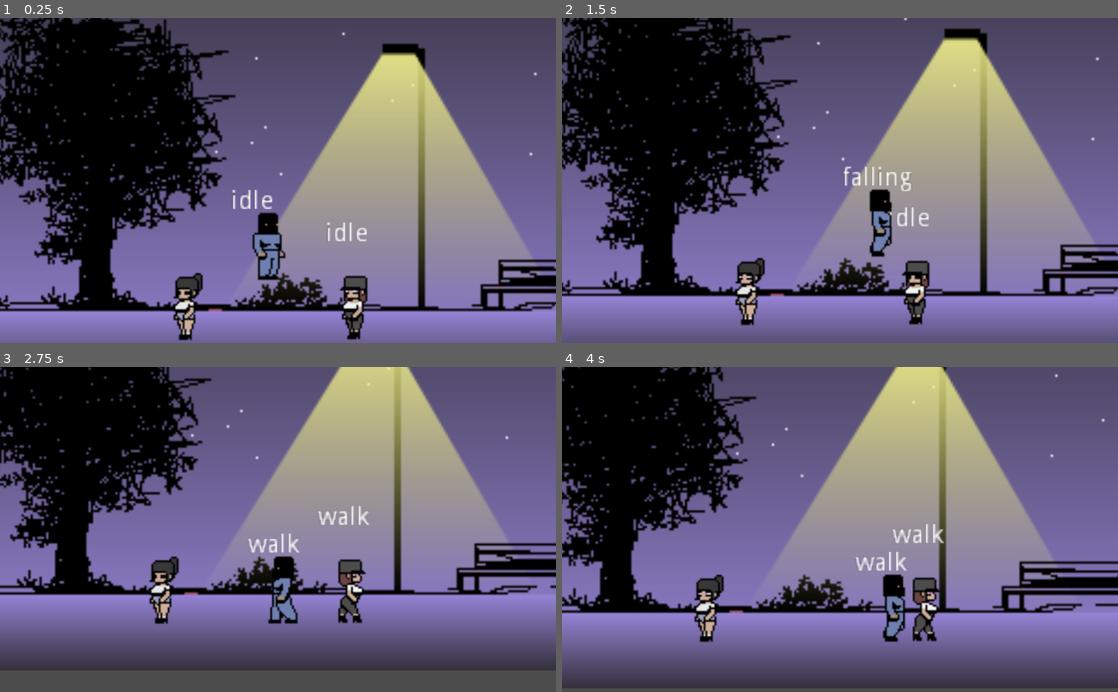
Above: before the commit, frames 1-4 (two rows, left to right).
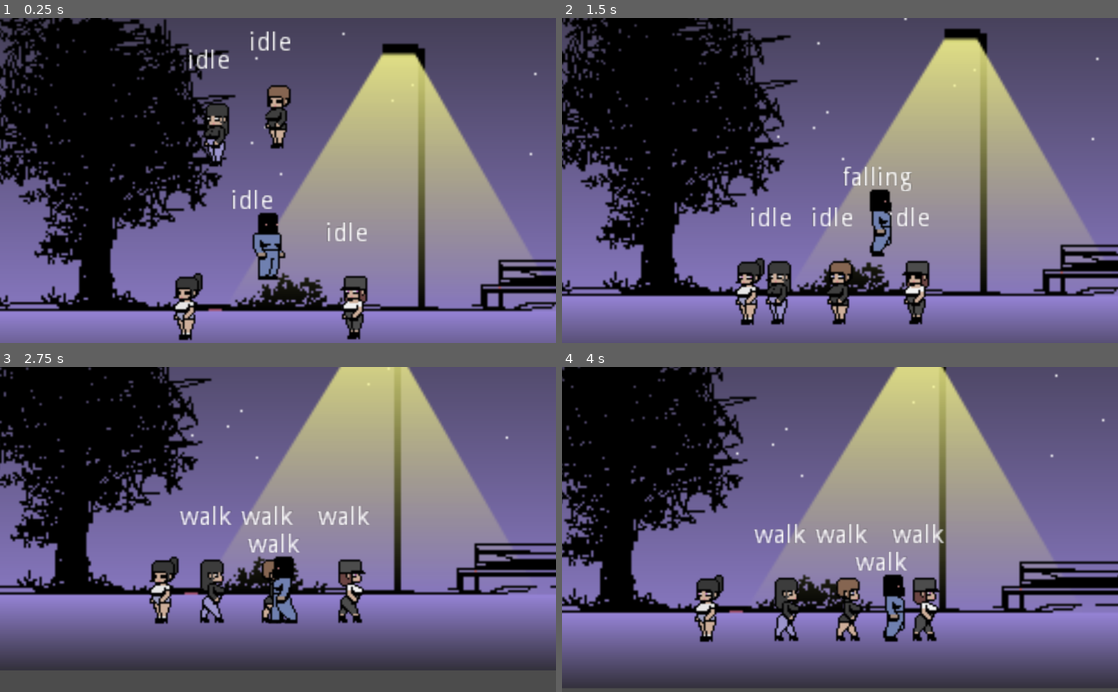
Above: after the commit, the same moments.

Repository: DanteAmano/manyak-game
Game: Godot game, scene res://scenes/train.tscn
Two runs of this game, one before a commit and one after it. Both use one fixed random seed, a clock stepped at 60 frames per second and the inputs below.
Inputs:
- Up to frame 1 (0.25 s): no input
- Up to frame 2 (1.5 s): tap Enter at 0.5 s; hold D (ui_right) from 0.53 s (still down); tap E (thing_pull_out) at 0.6, 1.35 s; tap W (ui_up) at 0.77 s
- Up to frame 3 (2.75 s): tap W (ui_up) at 1.52 s; release D (ui_right) at 2.03 s; hold A (ui_left) from 2.03 s (still down); tap E (thing_pull_out) at 2.1 s
- Up to frame 4 (4 s): release A (ui_left) at 2.78 s; hold D (ui_right) from 2.78 s (still down); tap E (thing_pull_out) at 2.85, 3.6 s; tap W (ui_up) at 3.02, 3.77 s

The runs differ from the first frame. In frame 1, 1.8% of the frame differs, in the area x 33-63%, y 4-95%; in frame 2, 1.6%; in frame 3, 1.4%; in frame 4, 1.7%.

Commit message:
two victim girls were added

Diff:
--- a/sources/project.godot
+++ b/sources/project.godot
@@ -46,46 +46,46 @@
 
 ui_left={
 "deadzone": 0.5,
-"events": [ Object(InputEventKey,"resource_local_to_scene":false,"resource_name":"","device":0,"alt":false,"shift":false,"control":false,"meta":false,"command":false,"pressed":false,"scancode":65,"unicode":0,"echo":false,"script":null)
+"events": [ Object(InputEventKey,"resource_local_to_scene":false,"resource_name":"","device":0,"alt":false,"shift":false,"control":false,"meta":false,"command":false,"pressed":false,"scancode":65,"physical_scancode":0,"unicode":0,"echo":false,"script":null)
 , Object(InputEventJoypadButton,"resource_local_to_scene":false,"resource_name":"","device":0,"button_index":14,"pressure":0.0,"pressed":false,"script":null)
  ]
 }
 ui_right={
 "deadzone": 0.5,
-"events": [ Object(InputEventKey,"resource_local_to_scene":false,"resource_name":"","device":0,"alt":false,"shift":false,"control":false,"meta":false,"command":false,"pressed":false,"scancode":68,"unicode":0,"echo":false,"script":null)
+"events": [ Object(InputEventKey,"resource_local_to_scene":false,"resource_name":"","device":0,"alt":false,"shift":false,"control":false,"meta":false,"command":false,"pressed":false,"scancode":68,"physical_scancode":0,"unicode":0,"echo":false,"script":null)
 , Object(InputEventJoypadButton,"resource_local_to_scene":false,"resource_name":"","device":0,"button_index":15,"pressure":0.0,"pressed":false,"script":null)
  ]
 }
 ui_up={
 "deadzone": 0.5,
-"events": [ Object(InputEventKey,"resource_local_to_scene":false,"resource_name":"","device":0,"alt":false,"shift":false,"control":false,"meta":false,"command":false,"pressed":false,"scancode":87,"unicode":0,"echo":false,"script":null)
+"events": [ Object(InputEventKey,"resource_local_to_scene":false,"resource_name":"","device":0,"alt":false,"shift":false,"control":false,"meta":false,"command":false,"pressed":false,"scancode":87,"physical_scancode":0,"unicode":0,"echo":false,"script":null)
 , Object(InputEventJoypadButton,"resource_local_to_scene":false,"resource_name":"","device":0,"button_index":12,"pressure":0.0,"pressed":false,"script":null)
  ]
 }
 ui_down={
 "deadzone": 0.5,
-"events": [ Object(InputEventKey,"resource_local_to_scene":false,"resource_name":"","device":0,"alt":false,"shift":false,"control":false,"meta":false,"command":false,"pressed":false,"scancode":83,"unicode":0,"echo":false,"script":null)
+"events": [ Object(InputEventKey,"resource_local_to_scene":false,"resource_name":"","device":0,"alt":false,"shift":false,"control":false,"meta":false,"command":false,"pressed":false,"scancode":83,"physical_scancode":0,"unicode":0,"echo":false,"script":null)
 , Object(InputEventJoypadButton,"resource_local_to_scene":false,"resource_name":"","device":0,"button_index":13,"pressure":0.0,"pressed":false,"script":null)
  ]
 }
 ui_dragging={
 "deadzone": 0.5,
-"events": [ Object(InputEventKey,"resource_local_to_scene":false,"resource_name":"","device":0,"alt":false,"shift":false,"control":false,"meta":false,"command":false,"pressed":false,"scancode":16777352,"unicode":0,"echo":false,"script":null)
+"events": [ Object(InputEventKey,"resource_local_to_scene":false,"resource_name":"","device":0,"alt":false,"shift":false,"control":false,"meta":false,"command":false,"pressed":false,"scancode":16777352,"physical_scancode":0,"unicode":0,"echo":false,"script":null)
  ]
 }
 ui_grab={
 "deadzone": 0.5,
-"events": [ Object(InputEventKey,"resource_local_to_scene":false,"resource_name":"","device":0,"alt":false,"shift":false,"control":false,"meta":false,"command":false,"pressed":false,"scancode":16777351,"unicode":0,"echo":false,"script":null)
+"events": [ Object(InputEventKey,"resource_local_to_scene":false,"resource_name":"","device":0,"alt":false,"shift":false,"control":false,"meta":false,"command":false,"pressed":false,"scancode":16777351,"physical_scancode":0,"unicode":0,"echo":false,"script":null)
  ]
 }
 thing_pull_out={
 "deadzone": 0.5,
-"events": [ Object(InputEventKey,"resource_local_to_scene":false,"resource_name":"","device":0,"alt":false,"shift":false,"control":false,"meta":false,"command":false,"pressed":false,"scancode":69,"unicode":0,"echo":false,"script":null)
+"events": [ Object(InputEventKey,"resource_local_to_scene":false,"resource_name":"","device":0,"alt":false,"shift":false,"control":false,"meta":false,"command":false,"pressed":false,"scancode":69,"physical_scancode":0,"unicode":0,"echo":false,"script":null)
  ]
 }
 ui_fuck={
 "deadzone": 0.5,
-"events": [ Object(InputEventKey,"resource_local_to_scene":false,"resource_name":"","device":0,"alt":false,"shift":false,"control":false,"meta":false,"command":false,"pressed":false,"scancode":16777353,"unicode":0,"echo":false,"script":null)
+"events": [ Object(InputEventKey,"resource_local_to_scene":false,"resource_name":"","device":0,"alt":false,"shift":false,"control":false,"meta":false,"command":false,"pressed":false,"scancode":16777353,"physical_scancode":0,"unicode":0,"echo":false,"script":null)
  ]
 }
 
--- a/sources/scenes/Player.tscn
+++ b/sources/scenes/Player.tscn
@@ -32,11 +32,6 @@
 
 [sub_resource type="SpriteFrames" id=2]
 animations = [ {
-"frames": [ ExtResource( 22 ) ],
-"loop": true,
-"name": "idle",
-"speed": 5.0
-}, {
 "frames": [ ExtResource( 12 ), ExtResource( 13 ), ExtResource( 23 ) ],
 "loop": true,
 "name": "dragging",
@@ -60,6 +55,11 @@
 "frames": [ ExtResource( 9 ) ],
 "loop": true,
 "name": "grab",
+"speed": 5.0
+}, {
+"frames": [ ExtResource( 22 ) ],
+"loop": true,
+"name": "idle",
 "speed": 5.0
 }, {
 "frames": [ ExtResource( 1 ) ],
@@ -104,8 +104,7 @@
 rotation = 3.14159
 scale = Vector2( 1, -1 )
 frames = SubResource( 2 )
-animation = "fuck"
-frame = 2
+animation = "idle"
 playing = true
 script = ExtResource( 18 )
 
@@ -177,6 +176,7 @@
 drag_margin_v_enabled = true
 smoothing_enabled = true
 smoothing_speed = 7.0
+
 [connection signal="body_entered" from="FuckArea" to="." method="_on_FuckArea_body_entered"]
 [connection signal="body_exited" from="FuckArea" to="." method="_on_FuckArea_body_exited"]
 [connection signal="body_entered" from="DragArea" to="." method="_on_DragArea_body_entered"]
--- a/sources/scenes/Victim.tscn
+++ b/sources/scenes/Victim.tscn
@@ -8,7 +8,7 @@
 [ext_resource path="res://scripts/victim/idle.gd" type="Script" id=6]
 [ext_resource path="res://assets/actors/girl2/girl2 walk0003.png" type="Texture" id=7]
 [ext_resource path="res://assets/actors/girl2/girl2 fuck0001.png" type="Texture" id=8]
-[ext_resource path="res://assets/actors/girl2/girl2 idol0003.png" type="Texture" id=9]
+[ext_resource path="res://assets/actors/girl2/girl2 idle0003.png" type="Texture" id=9]
 [ext_resource path="res://scripts/victim/Victim.gd" type="Script" id=10]
 [ext_resource path="res://scripts/victim/panic.gd" type="Script" id=11]
 [ext_resource path="res://assets/actors/girl2/girl2 fear0002.png" type="Texture" id=12]
@@ -18,8 +18,8 @@
 [ext_resource path="res://assets/actors/girl2/girl2 fuck0004.png" type="Texture" id=16]
 [ext_resource path="res://scripts/victim/walk.gd" type="Script" id=17]
 [ext_resource path="res://assets/actors/girl2/girl2 fuck0003.png" type="Texture" id=18]
-[ext_resource path="res://assets/actors/girl2/girl2 idol0001.png" type="Texture" id=19]
-[ext_resource path="res://assets/actors/girl2/girl2 idol0002.png" type="Texture" id=20]
+[ext_resource path="res://assets/actors/girl2/girl2 idle0002.png" type="Texture" id=19]
+[ext_resource path="res://assets/actors/girl2/girl2 idle0001.png" type="Texture" id=20]
 [ext_resource path="res://assets/actors/girl2/girl2 panic0002.png" type="Texture" id=21]
 [ext_resource path="res://assets/actors/girl2/girl2 fear0001.png" type="Texture" id=22]
 [ext_resource path="res://scripts/victim/fuck.gd" type="Script" id=23]
@@ -27,29 +27,29 @@
 
 [sub_resource type="SpriteFrames" id=1]
 animations = [ {
-"frames": [ ExtResource( 19 ), ExtResource( 19 ), ExtResource( 19 ), ExtResource( 20 ), ExtResource( 9 ), ExtResource( 9 ), ExtResource( 9 ), ExtResource( 20 ) ],
+"frames": [ ExtResource( 22 ), ExtResource( 12 ) ],
 "loop": true,
-"name": "idle",
-"speed": 2.0
+"name": "fear",
+"speed": 5.0
 }, {
 "frames": [ ExtResource( 8 ), ExtResource( 15 ), ExtResource( 18 ), ExtResource( 16 ) ],
 "loop": true,
 "name": "fuck",
 "speed": 5.0
 }, {
-"frames": [ ExtResource( 3 ), ExtResource( 4 ), ExtResource( 7 ), ExtResource( 2 ), ExtResource( 3 ), ExtResource( 4 ), ExtResource( 7 ), ExtResource( 2 ), ExtResource( 1 ), ExtResource( 4 ), ExtResource( 7 ), ExtResource( 2 ) ],
+"frames": [ ExtResource( 20 ), ExtResource( 20 ), ExtResource( 20 ), ExtResource( 19 ), ExtResource( 9 ), ExtResource( 9 ), ExtResource( 9 ), ExtResource( 19 ) ],
 "loop": true,
-"name": "walk",
-"speed": 5.0
-}, {
-"frames": [ ExtResource( 22 ), ExtResource( 12 ) ],
-"loop": true,
-"name": "fear",
-"speed": 5.0
+"name": "idle",
+"speed": 2.0
 }, {
 "frames": [ ExtResource( 14 ), ExtResource( 21 ) ],
 "loop": true,
 "name": "panic",
+"speed": 5.0
+}, {
+"frames": [ ExtResource( 3 ), ExtResource( 4 ), ExtResource( 7 ), ExtResource( 2 ), ExtResource( 3 ), ExtResource( 4 ), ExtResource( 7 ), ExtResource( 2 ), ExtResource( 1 ), ExtResource( 4 ), ExtResource( 7 ), ExtResource( 2 ) ],
+"loop": true,
+"name": "walk",
 "speed": 5.0
 } ]
 
@@ -61,9 +61,7 @@
 offsets = PoolRealArray( 0, 0.214575, 1 )
 colors = PoolColorArray( 0.443137, 0.752941, 0.92549, 1, 0.337255, 0.482353, 0.556863, 1, 1, 1, 1, 1 )
 
-[node name="KinematicBody2D" type="KinematicBody2D" groups=[
-"victim",
-]]
+[node name="KinematicBody2D" type="KinematicBody2D" groups=["victim"]]
 collision_layer = 2
 collision_mask = 2
 script = ExtResource( 10 )
@@ -73,7 +71,7 @@
 
 [node name="PlayerSprite" type="AnimatedSprite" parent="."]
 frames = SubResource( 1 )
-animation = "fuck"
+animation = "idle"
 playing = true
 flip_h = true
 
--- /dev/null
+++ b/sources/scenes/Victim2.tscn
@@ -0,0 +1,123 @@
+[gd_scene load_steps=28 format=2]
+
+[ext_resource path="res://assets/actors/girl5/girl5 fuck0001.png" type="Texture" id=1]
+[ext_resource path="res://assets/actors/girl5/girl5 walk0002.png" type="Texture" id=2]
+[ext_resource path="res://assets/actors/girl5/girl5 panic0002.png" type="Texture" id=3]
+[ext_resource path="res://assets/actors/girl5/girl5 idle0002.png" type="Texture" id=4]
+[ext_resource path="res://scripts/victim_states.gd" type="Script" id=5]
+[ext_resource path="res://scripts/victim/idle.gd" type="Script" id=6]
+[ext_resource path="res://assets/actors/girl5/girl5 fear0001.png" type="Texture" id=7]
+[ext_resource path="res://assets/actors/girl5/girl5 fuck0003.png" type="Texture" id=8]
+[ext_resource path="res://assets/actors/girl5/girl5 fuck0002.png" type="Texture" id=9]
+[ext_resource path="res://scripts/victim/Victim.gd" type="Script" id=10]
+[ext_resource path="res://scripts/victim/panic.gd" type="Script" id=11]
+[ext_resource path="res://assets/actors/girl5/girl5 panic0001.png" type="Texture" id=12]
+[ext_resource path="res://scripts/victim/fear.gd" type="Script" id=13]
+[ext_resource path="res://assets/actors/girl5/girl5 walk0003.png" type="Texture" id=14]
+[ext_resource path="res://assets/actors/girl5/girl5 walk0005.png" type="Texture" id=15]
+[ext_resource path="res://assets/actors/girl5/girl5 fuck0004.png" type="Texture" id=16]
+[ext_resource path="res://scripts/victim/walk.gd" type="Script" id=17]
+[ext_resource path="res://assets/actors/girl5/girl5 idle0003.png" type="Texture" id=18]
+[ext_resource path="res://assets/actors/girl5/girl5 walk0004.png" type="Texture" id=19]
+[ext_resource path="res://assets/actors/girl5/girl5 idle0001.png" type="Texture" id=20]
+[ext_resource path="res://assets/actors/girl5/girl5 fear0002.png" type="Texture" id=21]
+[ext_resource path="res://assets/actors/girl5/girl5 walk0001.png" type="Texture" id=22]
+[ext_resource path="res://scripts/victim/fuck.gd" type="Script" id=23]
+[ext_resource path="res://scripts/victim/TearsParticles.gd" type="Script" id=24]
+
+[sub_resource type="SpriteFrames" id=1]
+animations = [ {
+"frames": [ ExtResource( 7 ), ExtResource( 21 ) ],
+"loop": true,
+"name": "fear",
+"speed": 5.0
+}, {
+"frames": [ ExtResource( 1 ), ExtResource( 9 ), ExtResource( 8 ), ExtResource( 16 ) ],
+"loop": true,
+"name": "fuck",
+"speed": 5.0
+}, {
+"frames": [ ExtResource( 20 ), ExtResource( 20 ), ExtResource( 20 ), ExtResource( 4 ), ExtResource( 18 ), ExtResource( 18 ), ExtResource( 18 ), ExtResource( 4 ) ],
+"loop": true,
+"name": "idle",
+"speed": 2.0
+}, {
+"frames": [ ExtResource( 12 ), ExtResource( 3 ) ],
+"loop": true,
+"name": "panic",
+"speed": 5.0
+}, {
+"frames": [ ExtResource( 22 ), ExtResource( 2 ), ExtResource( 14 ), ExtResource( 19 ), ExtResource( 22 ), ExtResource( 2 ), ExtResource( 14 ), ExtResource( 19 ), ExtResource( 15 ), ExtResource( 2 ), ExtResource( 14 ), ExtResource( 19 ) ],
+"loop": true,
+"name": "walk",
+"speed": 5.0
+} ]
+
+[sub_resource type="CapsuleShape2D" id=2]
+radius = 6.45203
+height = 21.0959
+
+[sub_resource type="Gradient" id=3]
+offsets = PoolRealArray( 0, 0.214575, 1 )
+colors = PoolColorArray( 0.443137, 0.752941, 0.92549, 1, 0.337255, 0.482353, 0.556863, 1, 1, 1, 1, 1 )
+
+[node name="KinematicBody2D" type="KinematicBody2D" groups=["victim"]]
+collision_layer = 2
+collision_mask = 2
+script = ExtResource( 10 )
+duration_walking = 6
+duration_idle = 2
+DEBUG = true
+
+[node name="PlayerSprite" type="AnimatedSprite" parent="."]
+frames = SubResource( 1 )
+animation = "idle"
+frame = 7
+playing = true
+flip_h = true
+
+[node name="CollisionShape2D" type="CollisionShape2D" parent="."]
+position = Vector2( 0, -1.66684 )
+shape = SubResource( 2 )
+
+[node name="CurrentStateLabel" type="Label" parent="."]
+margin_left = -17.2257
+margin_top = -50.4514
+margin_right = 22.7743
+margin_bottom = -36.4514
+
+[node name="states" type="Node" parent="."]
+script = ExtResource( 5 )
+
+[node name="idle" type="Node" parent="states"]
+script = ExtResource( 6 )
+
+[node name="panic" type="Node" parent="states"]
+script = ExtResource( 11 )
+
+[node name="fear" type="Node" parent="states"]
+script = ExtResource( 13 )
+
+[node name="walk" type="Node" parent="states"]
+script = ExtResource( 17 )
+
+[node name="fuck" type="Node" parent="states"]
+script = ExtResource( 23 )
+
+[node name="TearsParticles" type="CPUParticles2D" parent="."]
+position = Vector2( 11.091, -6.843 )
+emitting = false
+amount = 6
+emission_shape = 2
+emission_rect_extents = Vector2( 4, 1 )
+direction = Vector2( 10, 1 )
+spread = 9.26
+gravity = Vector2( 0, 40 )
+initial_velocity_random = 0.16
+linear_accel = -19.86
+linear_accel_random = 0.17
+damping = 2.03
+scale_amount = 0.7
+scale_amount_random = 0.13
+color_ramp = SubResource( 3 )
+script = ExtResource( 24 )
--- /dev/null
+++ b/sources/scenes/Victim3.tscn
@@ -0,0 +1,123 @@
+[gd_scene load_steps=28 format=2]
+
+[ext_resource path="res://assets/actors/girl3/girl3 walk0005.png" type="Texture" id=1]
+[ext_resource path="res://assets/actors/girl3/girl3 idle0002.png" type="Texture" id=2]
+[ext_resource path="res://assets/actors/girl3/girl3 walk0001.png" type="Texture" id=3]
+[ext_resource path="res://assets/actors/girl3/girl3 fuck0003.png" type="Texture" id=4]
+[ext_resource path="res://scripts/victim_states.gd" type="Script" id=5]
+[ext_resource path="res://scripts/victim/idle.gd" type="Script" id=6]
+[ext_resource path="res://assets/actors/girl3/girl3 walk0003.png" type="Texture" id=7]
+[ext_resource path="res://assets/actors/girl3/girl3 walk0004.png" type="Texture" id=8]
+[ext_resource path="res://assets/actors/girl3/girl3 fear0002.png" type="Texture" id=9]
+[ext_resource path="res://scripts/victim/Victim.gd" type="Script" id=10]
+[ext_resource path="res://scripts/victim/panic.gd" type="Script" id=11]
+[ext_resource path="res://assets/actors/girl3/girl3 fuck0001.png" type="Texture" id=12]
+[ext_resource path="res://scripts/victim/fear.gd" type="Script" id=13]
+[ext_resource path="res://assets/actors/girl3/girl3 fear0001.png" type="Texture" id=14]
+[ext_resource path="res://assets/actors/girl3/girl3 fuck0004.png" type="Texture" id=15]
+[ext_resource path="res://assets/actors/girl3/girl3 panic0001.png" type="Texture" id=16]
+[ext_resource path="res://scripts/victim/walk.gd" type="Script" id=17]
+[ext_resource path="res://assets/actors/girl3/girl3 idle0001.png" type="Texture" id=18]
+[ext_resource path="res://assets/actors/girl3/girl3 walk0002.png" type="Texture" id=19]
+[ext_resource path="res://assets/actors/girl3/girl3 panic0002.png" type="Texture" id=20]
+[ext_resource path="res://assets/actors/girl3/girl3 fuck0002.png" type="Texture" id=21]
+[ext_resource path="res://assets/actors/girl3/girl3 idle0003.png" type="Texture" id=22]
+[ext_resource path="res://scripts/victim/fuck.gd" type="Script" id=23]
+[ext_resource path="res://scripts/victim/TearsParticles.gd" type="Script" id=24]
+
+[sub_resource type="SpriteFrames" id=1]
+animations = [ {
+"frames": [ ExtResource( 14 ), ExtResource( 9 ) ],
+"loop": true,
+"name": "fear",
+"speed": 5.0
+}, {
+"frames": [ ExtResource( 12 ), ExtResource( 21 ), ExtResource( 4 ), ExtResource( 15 ) ],
+"loop": true,
+"name": "fuck",
+"speed": 5.0
+}, {
+"frames": [ ExtResource( 18 ), ExtResource( 18 ), ExtResource( 18 ), ExtResource( 2 ), ExtResource( 22 ), ExtResource( 22 ), ExtResource( 22 ), ExtResource( 2 ) ],
+"loop": true,
+"name": "idle",
+"speed": 2.0
+}, {
+"frames": [ ExtResource( 16 ), ExtResource( 20 ) ],
+"loop": true,
+"name": "panic",
+"speed": 5.0
+}, {
+"frames": [ ExtResource( 3 ), ExtResource( 19 ), ExtResource( 7 ), ExtResource( 8 ), ExtResource( 3 ), ExtResource( 19 ), ExtResource( 7 ), ExtResource( 8 ), ExtResource( 1 ), ExtResource( 19 ), ExtResource( 7 ), ExtResource( 8 ) ],
+"loop": true,
+"name": "walk",
+"speed": 5.0
+} ]
+
+[sub_resource type="CapsuleShape2D" id=2]
+radius = 6.45203
+height = 21.0959
+
+[sub_resource type="Gradient" id=3]
+offsets = PoolRealArray( 0, 0.214575, 1 )
+colors = PoolColorArray( 0.443137, 0.752941, 0.92549, 1, 0.337255, 0.482353, 0.556863, 1, 1, 1, 1, 1 )
+
+[node name="KinematicBody2D" type="KinematicBody2D" groups=["victim"]]
+collision_layer = 2
+collision_mask = 2
+script = ExtResource( 10 )
+duration_walking = 6
+duration_idle = 2
+DEBUG = true
+
+[node name="PlayerSprite" type="AnimatedSprite" parent="."]
+frames = SubResource( 1 )
+animation = "idle"
+frame = 2
+playing = true
+flip_h = true
+
+[node name="CollisionShape2D" type="CollisionShape2D" parent="."]
+position = Vector2( 0, -1.66684 )
+shape = SubResource( 2 )
+
+[node name="CurrentStateLabel" type="Label" parent="."]
+margin_left = -17.2257
+margin_top = -50.4514
+margin_right = 22.7743
+margin_bottom = -36.4514
+
+[node name="states" type="Node" parent="."]
+script = ExtResource( 5 )
+
+[node name="idle" type="Node" parent="states"]
+script = ExtResource( 6 )
+
+[node name="panic" type="Node" parent="states"]
+script = ExtResource( 11 )
+
+[node name="fear" type="Node" parent="states"]
+script = ExtResource( 13 )
+
+[node name="walk" type="Node" parent="states"]
+script = ExtResource( 17 )
+
+[node name="fuck" type="Node" parent="states"]
+script = ExtResource( 23 )
+
+[node name="TearsParticles" type="CPUParticles2D" parent="."]
+position = Vector2( 11.091, -6.843 )
+emitting = false
+amount = 6
+emission_shape = 2
+emission_rect_extents = Vector2( 4, 1 )
+direction = Vector2( 10, 1 )
+spread = 9.26
+gravity = Vector2( 0, 40 )
+initial_velocity_random = 0.16
+linear_accel = -19.86
+linear_accel_random = 0.17
+damping = 2.03
+scale_amount = 0.7
+scale_amount_random = 0.13
+color_ramp = SubResource( 3 )
+script = ExtResource( 24 )
--- a/sources/scenes/train.tscn
+++ b/sources/scenes/train.tscn
@@ -1,7 +1,9 @@
-[gd_scene load_steps=4 format=2]
+[gd_scene load_steps=6 format=2]
 
 [ext_resource path="res://scenes/poligon.tscn" type="PackedScene" id=1]
 [ext_resource path="res://scenes/Player.tscn" type="PackedScene" id=2]
+[ext_resource path="res://scenes/Victim2.tscn" type="PackedScene" id=3]
+[ext_resource path="res://scenes/Victim3.tscn" type="PackedScene" id=4]
 [ext_resource path="res://scenes/Victim.tscn" type="PackedScene" id=7]
 
 [node name="Node2D" type="Node2D"]
@@ -15,3 +17,9 @@
 
 [node name="Victim" parent="." instance=ExtResource( 7 )]
 position = Vector2( 215.333, 169.333 )
+
+[node name="Victim2" parent="." instance=ExtResource( 3 )]
+position = Vector2( 173, 37 )
+
+[node name="Victim3" parent="." instance=ExtResource( 4 )]
+position = Vector2( 139, 47 )
Binary file changed: sources/assets/actors/girl2/girl2 fear0001.png
Binary file changed: sources/assets/actors/girl2/girl2 fear0002.png
Binary file changed: sources/assets/actors/girl2/girl2 fuck0001.png
Binary file changed: sources/assets/actors/girl2/girl2 fuck0002.png
Binary file changed: sources/assets/actors/girl2/girl2 fuck0003.png
Binary file changed: sources/assets/actors/girl2/girl2 fuck0004.png
Binary file added: sources/assets/actors/girl2/girl2 idle0001.png
Not shown, added: sources/assets/actors/girl2/girl2 idle0001.png.import
Binary file added: sources/assets/actors/girl2/girl2 idle0002.png
Not shown, added: sources/assets/actors/girl2/girl2 idle0002.png.import
Binary file added: sources/assets/actors/girl2/girl2 idle0003.png
Not shown, added: sources/assets/actors/girl2/girl2 idle0003.png.import
(and 74 more such lines)
